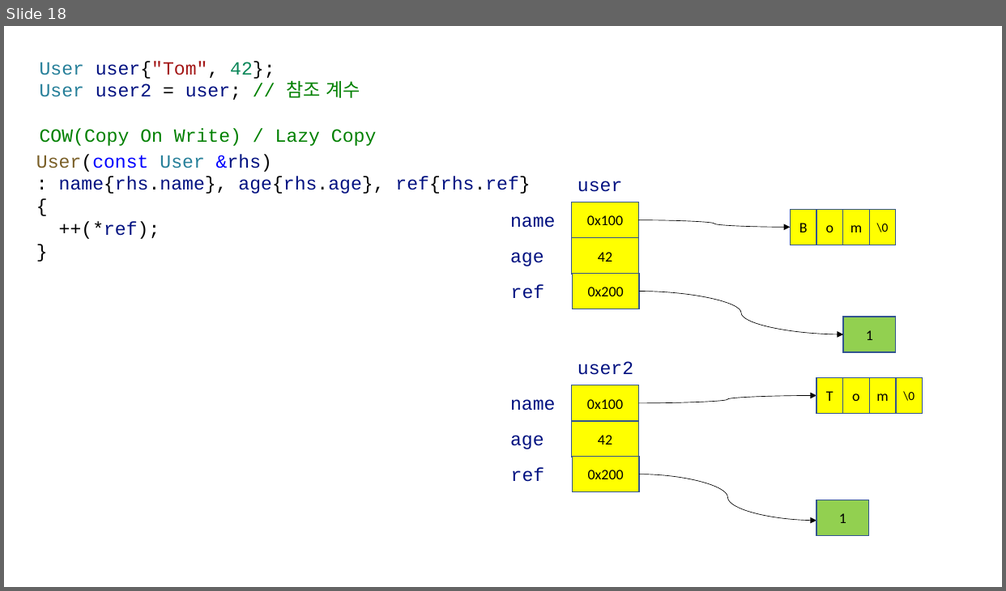
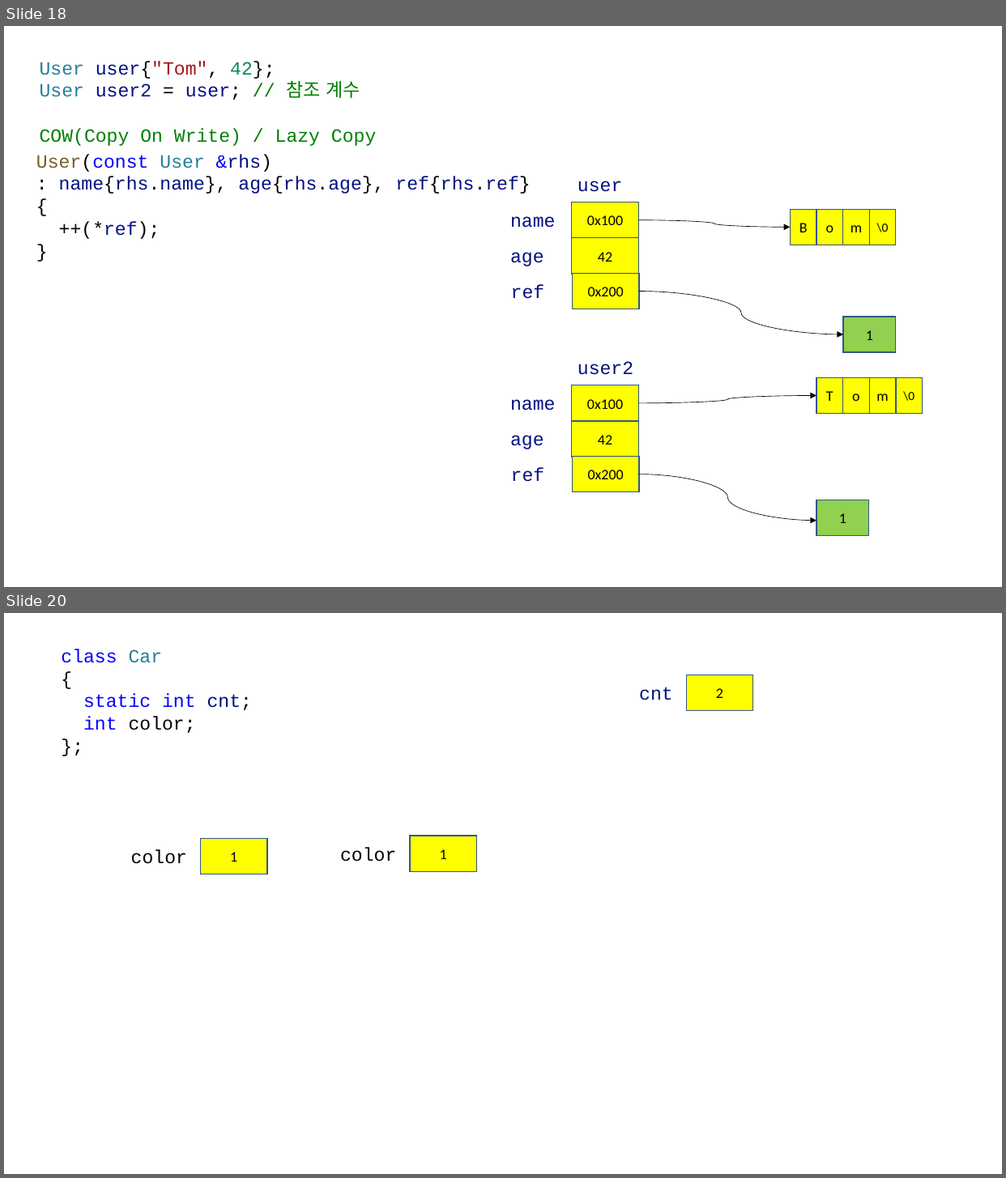
Before and after one commit to yoondev-classroom/hyundai_220510, a slide deck: cpp/220517.pptx. Shown one above the other, each under a label of ours: slide 18 before the commit, slides 18 and 20 after it; the slides between them are not shown. The pictures are 1006x591 and 1006x1178 pixels, drawn with LibreOffice and Linux fonts; fonts in the diff are those of the drawing. Boxes give left, top, right and bottom in pixels: in the first picture for what was removed or moved away, otherwise in the second. Text is boxed around its words. In the diff, an @@ line names an element or a change of style, - is before the commit and + after.

```diff
--- a/cpp/220517.pptx
+++ b/cpp/220517.pptx
@@ slide 20 added at bbox=[4, 613, 1002, 1174], background #FFFFFF @@
@@ text added at bbox=[61, 649, 252, 733], 18 pt, text #0000FF @@
+class Car
+{
+static int cnt;
+int color;
+};
@@ rectangle added at bbox=[687, 675, 753, 711], fill #FFFF00, outline #325491 1 pt, 14 pt, text #000000 @@
+2
@@ text added at bbox=[639, 687, 673, 700], 18 pt, text #001080 @@
+cnt
@@ text added at bbox=[131, 850, 187, 864], 18 pt, text #000000 @@
+color
@@ rectangle added at bbox=[201, 838, 267, 875], fill #FFFF00, outline #325491 1 pt, 14 pt, text #000000 @@
+1
@@ text added at bbox=[340, 847, 396, 862], 18 pt, text #000000 @@
+color
@@ rectangle added at bbox=[410, 836, 476, 872], fill #FFFF00, outline #325491 1 pt, 14 pt, text #000000 @@
+1
```
Also in this commit, not shown: 1 other slide added, 1 other file.
